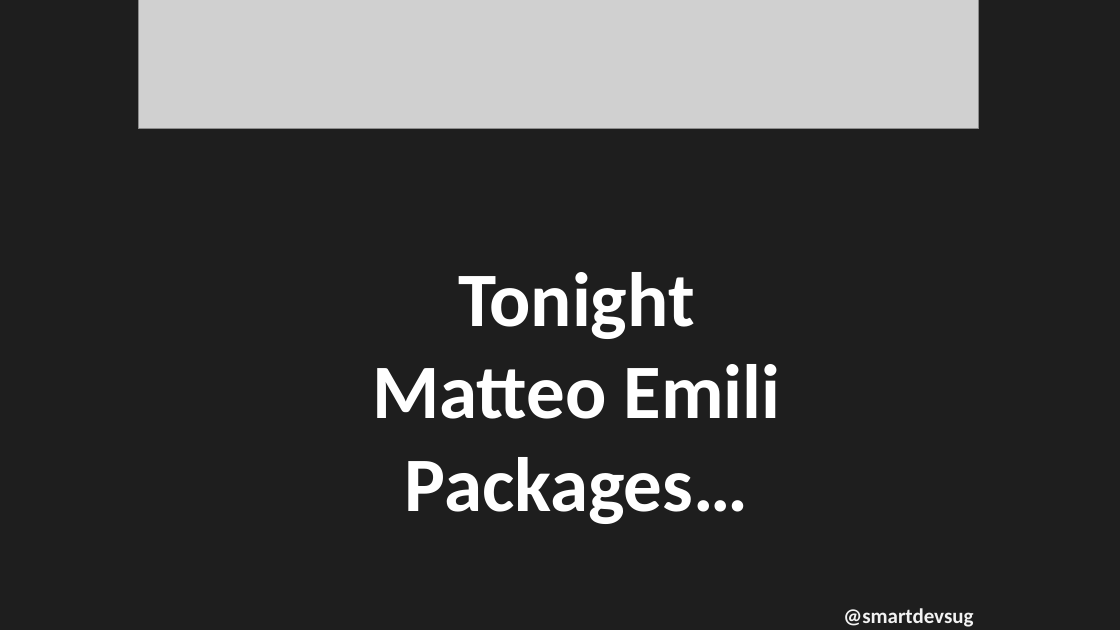
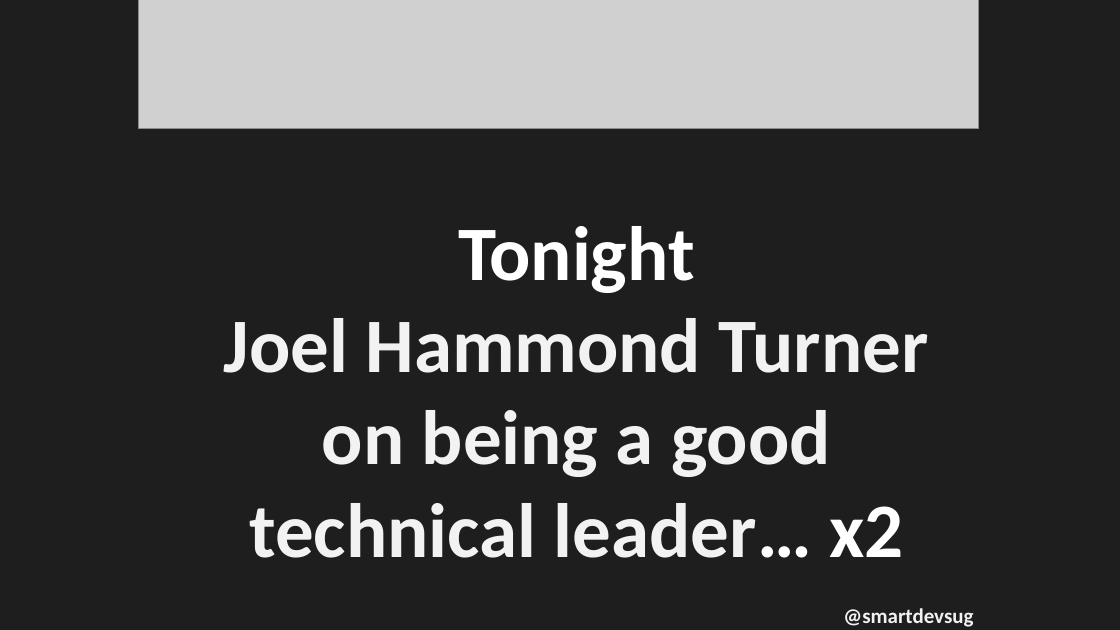
Before and after one commit to rippo/smartdevs, a slide deck: slide 7 of WelcomePresentation-SmartDevs.pptx. Drawn at 1120x630 pixels with LibreOffice and Linux fonts; fonts in the diff are those of the drawing; grey boxes stand for pictures. Boxes give left, top, right and bottom in pixels: in the first picture for what was removed or moved away, otherwise in the second. Text is boxed around its words. In the diff, an @@ line names an element or a change of style, - is before the commit and + after.

```diff
--- a/WelcomePresentation-SmartDevs.pptx
+++ b/WelcomePresentation-SmartDevs.pptx
@@ text at box(224, 226, 928, 558): text changed; text colour #FFFFFF to #F2F2F2 @@
-Tonight
-Matteo Emili
-Packages…
+Tonight
+Joel Hammond Turner on being a good technical leader… x2
```
Also in this commit, not shown: 1 other slide changed.
